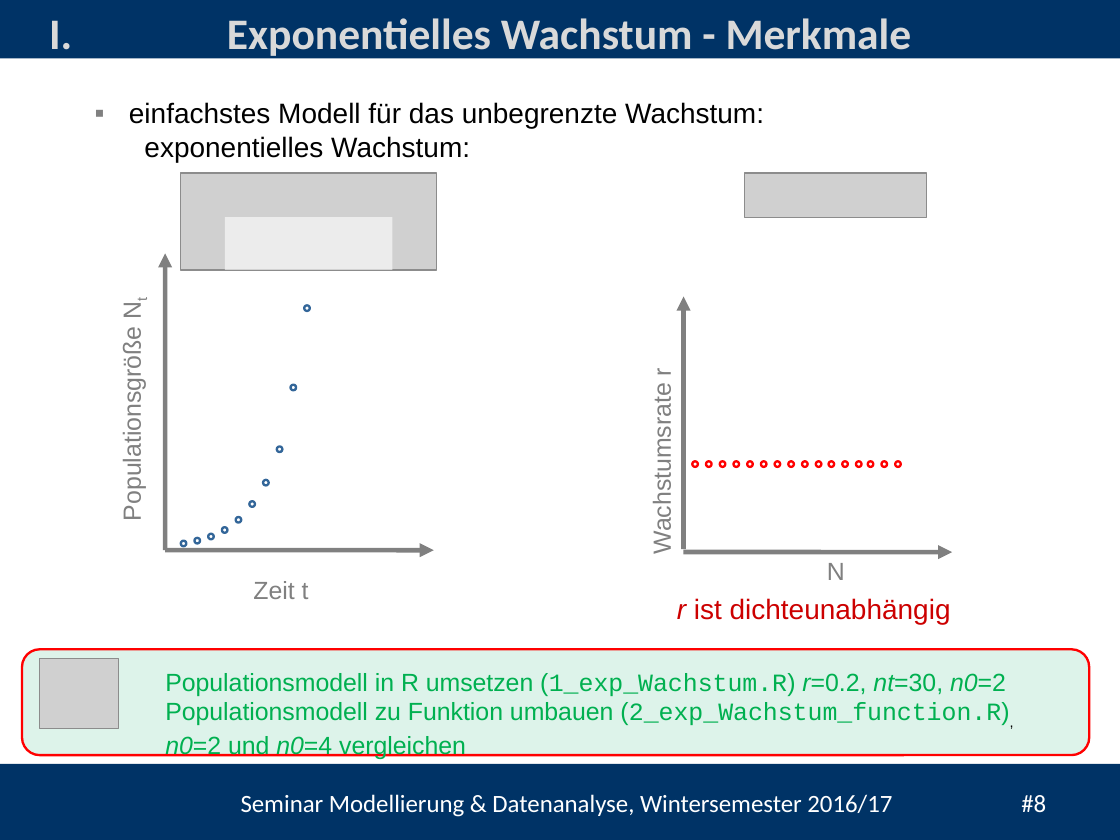
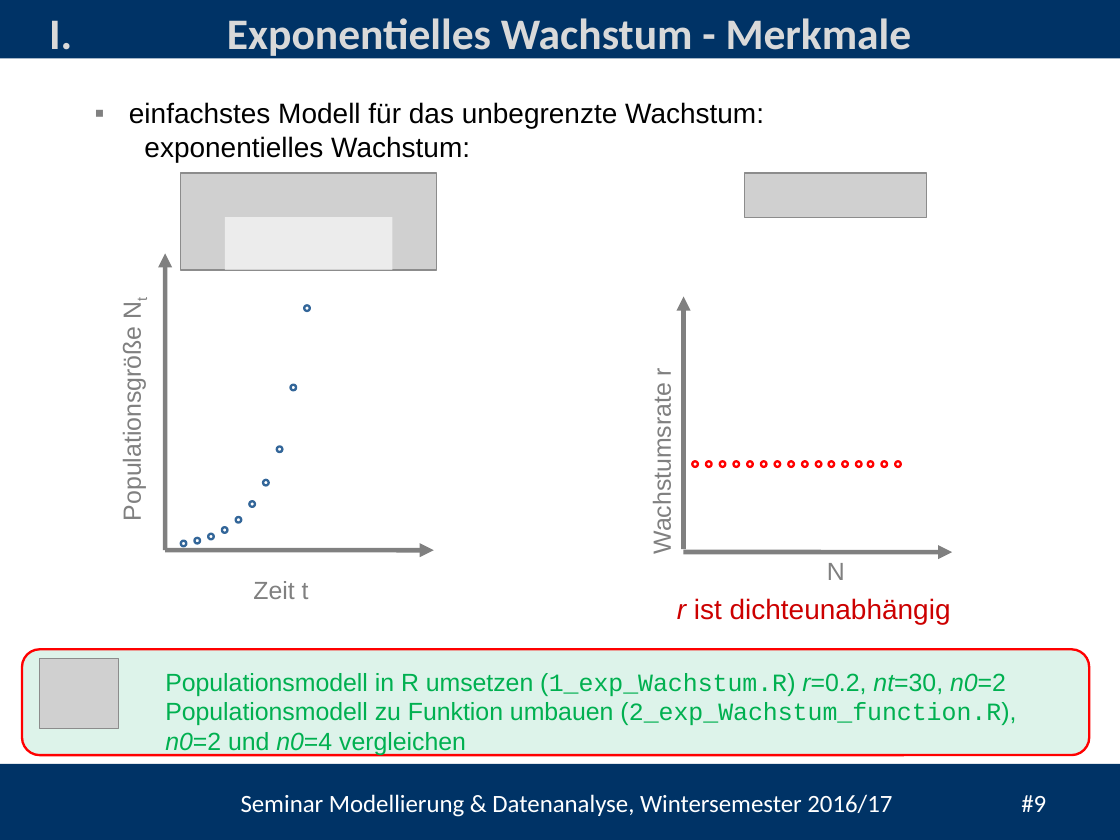
Before and after one commit to heistermann/Einf_Modellierung, a slide deck: slide 9 of Termin_2/Termin_2_Populationsmodelle.pptx (slide 8 before the commit). Drawn at 1120x840 pixels with LibreOffice and Linux fonts; fonts in the diff are those of the drawing; grey boxes stand for pictures; background and template pictures are left out. Boxes give left, top, right and bottom in pixels: in the first picture for what was removed or moved away, otherwise in the second. Text is boxed around its words. In the diff, an @@ line names an element or a change of style, - is before the commit and + after.

```diff
--- a/Termin_2/Termin_2_Populationsmodelle.pptx
+++ b/Termin_2/Termin_2_Populationsmodelle.pptx
@@ text at bbox=[165, 702, 1016, 756]: text colour #000000 to #00B050, now on the baseline in "(2_exp_Wachstum_function.R)," @@
@@ text at bbox=[241, 794, 1046, 817]: text changed @@
-Seminar Modellierung & Datenanalyse, Wintersemester 2016/17 #8
+Seminar Modellierung & Datenanalyse, Wintersemester 2016/17 #9
```
Also in this commit, not shown: 2 other slides changed, 1 slide added, 1 other file.
